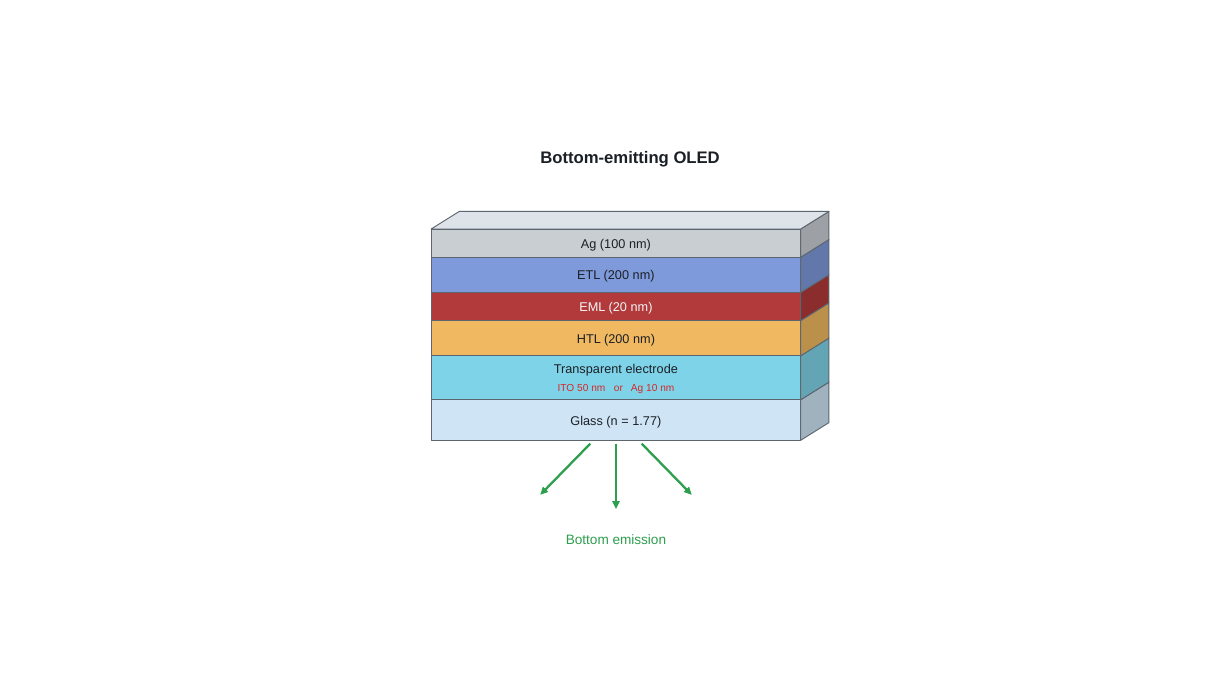
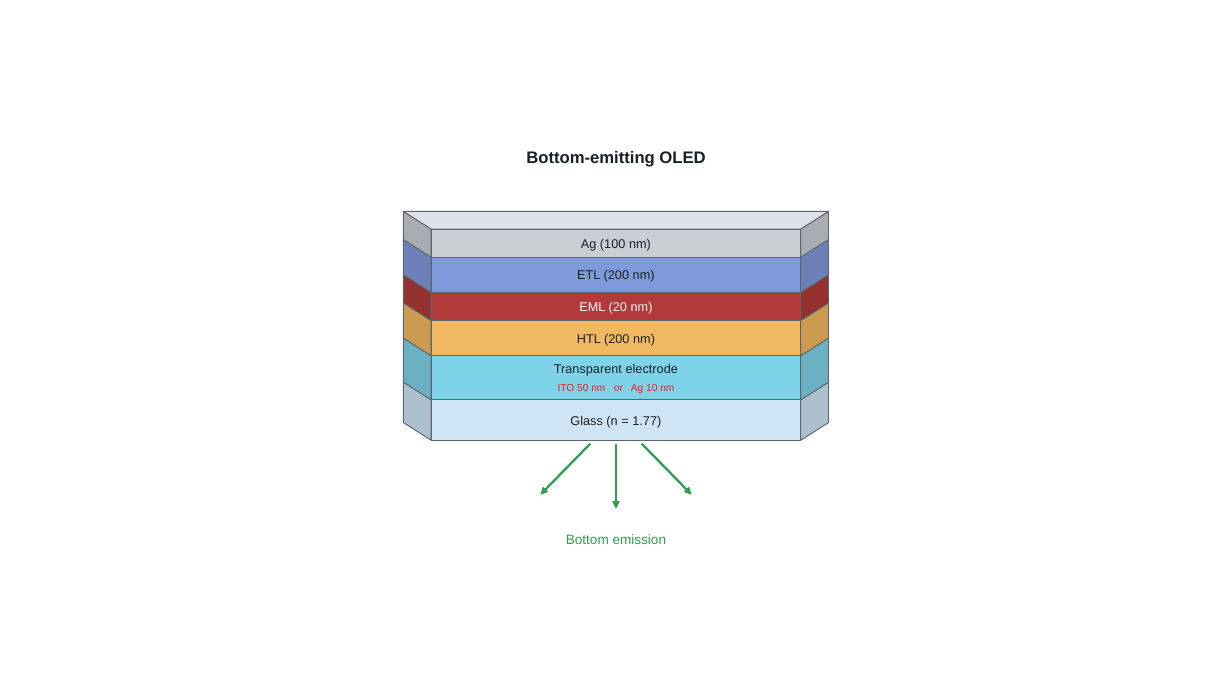
Before and after one commit to jjoono/OLED-, a slide deck: slide 1 of figures/device_stack_electrode_front.pptx. Drawn at 1232x693 pixels with LibreOffice and Linux fonts; fonts in the diff are those of the drawing. Boxes give left, top, right and bottom in pixels: in the first picture for what was removed or moved away, otherwise in the second. Text is boxed around its words. In the diff, an @@ line names an element or a change of style, - is before the commit and + after.

```diff
--- a/figures/device_stack_electrode_front.pptx
+++ b/figures/device_stack_electrode_front.pptx
@@ text "Bottom-emitting OLED": place and size @@
-text "Bottom-emitting OLED" at [540, 151, 720, 167]
+text "Bottom-emitting OLED" at [526, 151, 705, 167]
@@ freeform shape: place and size @@
-freeform shape at [432, 212, 829, 229]
+freeform shape at [404, 212, 829, 229]
@@ freeform shape added at [404, 239, 432, 292], fill #6B81B7, outline #5D666F 0.75 pt @@
@@ freeform shape added at [404, 212, 432, 258], fill #A9ADB1, outline #5D666F 0.75 pt @@
@@ freeform shape at [801, 239, 829, 292]: fill #6378AA to #6B81B7 @@
@@ freeform shape at [801, 212, 829, 258]: fill #9DA1A5 to #A9ADB1 @@
@@ freeform shape added at [404, 274, 432, 321], fill #963131, outline #5D666F 0.75 pt @@
@@ freeform shape at [801, 274, 829, 321]: fill #8B2D2D to #963131 @@
@@ freeform shape added at [404, 303, 432, 356], fill #CA9B51, outline #5D666F 0.75 pt @@
@@ freeform shape at [801, 303, 829, 356]: fill #BB904B to #CA9B51 @@
@@ freeform shape added at [404, 338, 432, 400], fill #6BB1C3, outline #5D666F 0.75 pt @@
@@ freeform shape at [801, 338, 829, 400]: fill #63A5B5 to #6BB1C3 @@
@@ freeform shape added at [404, 383, 432, 441], fill #AEC0CE, outline #5D666F 0.75 pt @@
@@ freeform shape at [801, 383, 829, 441]: fill #A1B2BF to #AEC0CE @@
```
Also in this commit, not shown: 3 other files.
